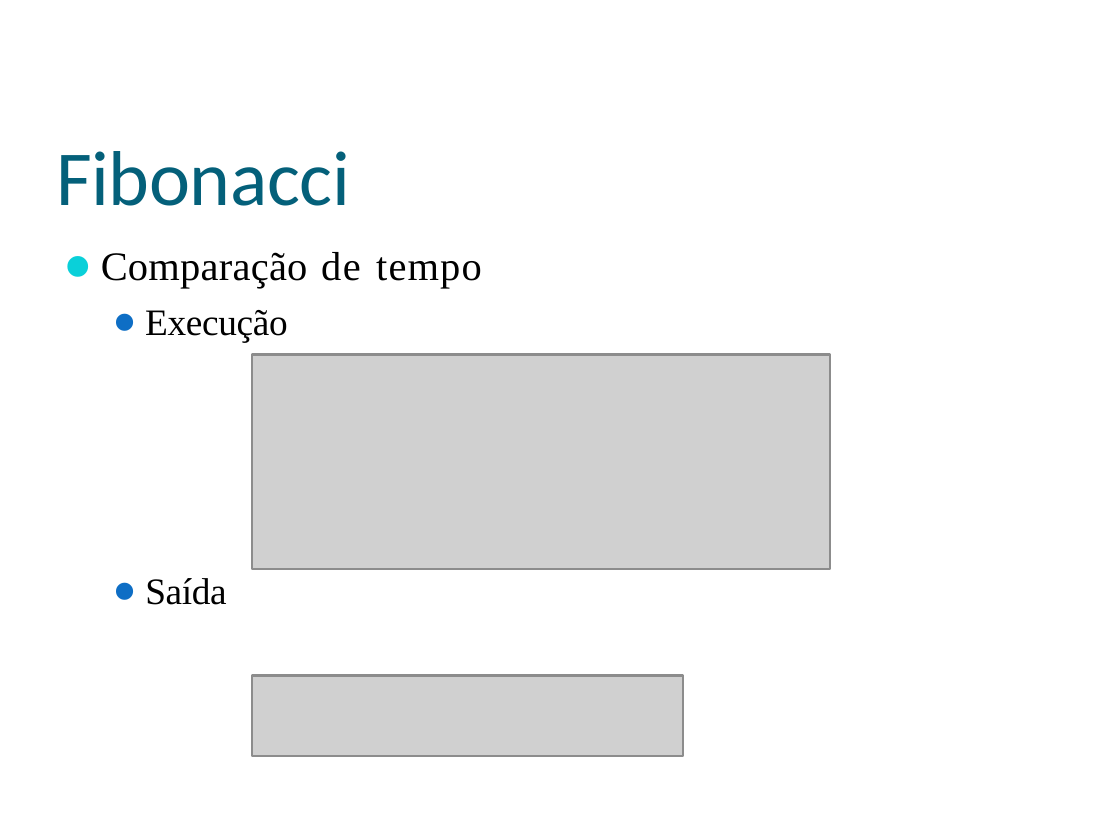
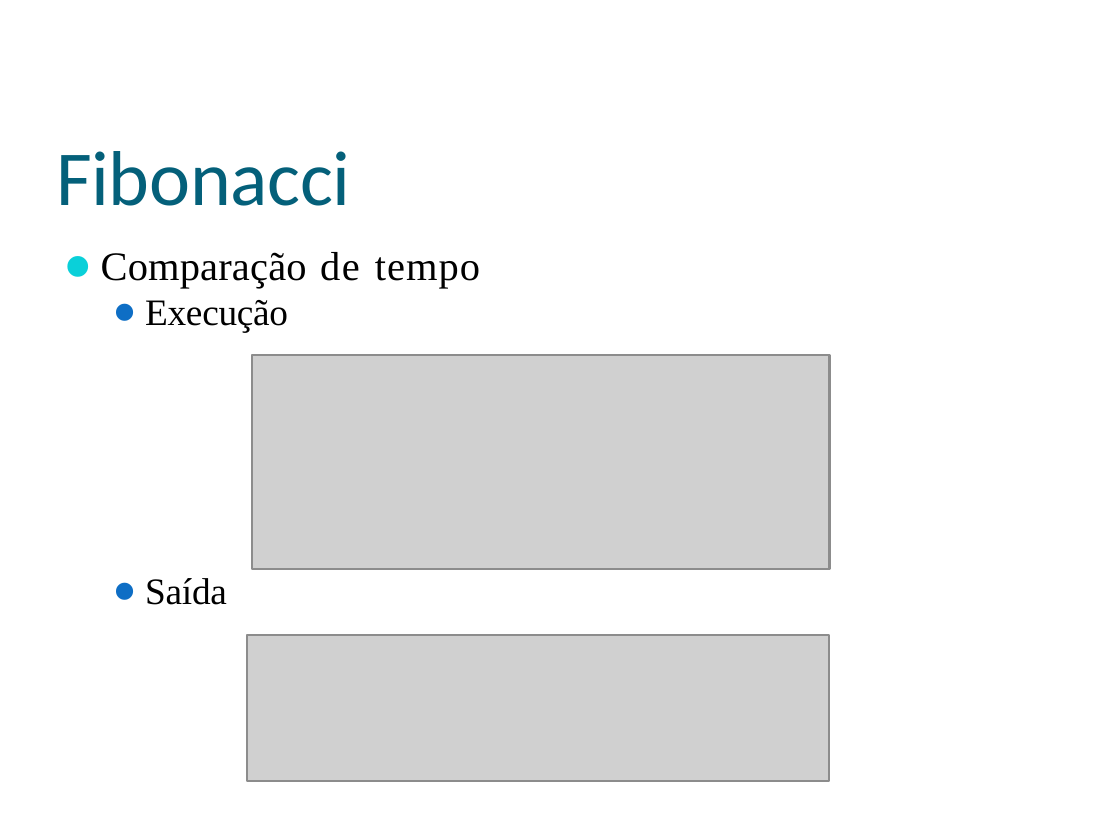
Before and after one commit to eduardocunha11/firstblog, a slide deck: slide 36 of aulas/pc1/AulaPython08-Funcoes.pptx. Drawn at 1120x840 pixels with LibreOffice and Linux fonts; fonts in the diff are those of the drawing; grey boxes stand for pictures; background and template pictures are left out. Boxes give left, top, right and bottom in pixels: in the first picture for what was removed or moved away, otherwise in the second. Text is boxed around its words. In the diff, an @@ line names an element or a change of style, - is before the commit and + after.

```diff
--- a/aulas/pc1/AulaPython08-Funcoes.pptx
+++ b/aulas/pc1/AulaPython08-Funcoes.pptx
@@ text "Comparação de tempo" at bbox=[101, 252, 480, 333]: letter spacing 0.6 to 0.5 pt in "de"; less space between paragraphs @@
@@ picture added at bbox=[246, 634, 829, 780] @@
@@ picture removed at bbox=[251, 676, 681, 757] @@
```
Also in this commit, not shown: 37 other slides changed, 1 other file.
